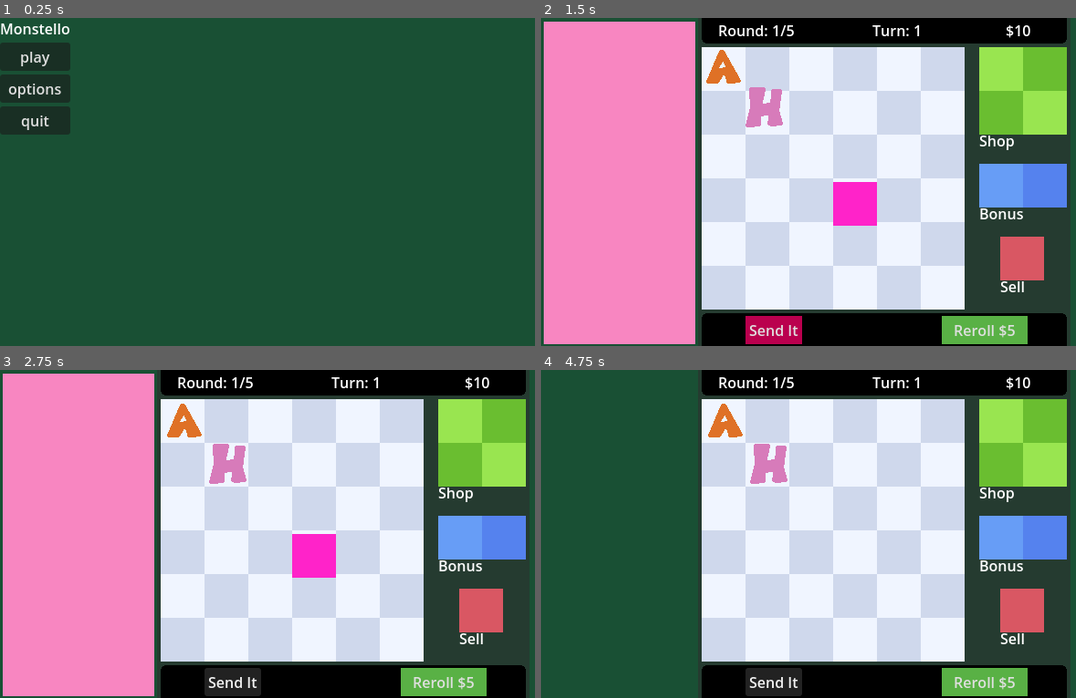
Above: before the commit, frames 1-4 (two rows, left to right).
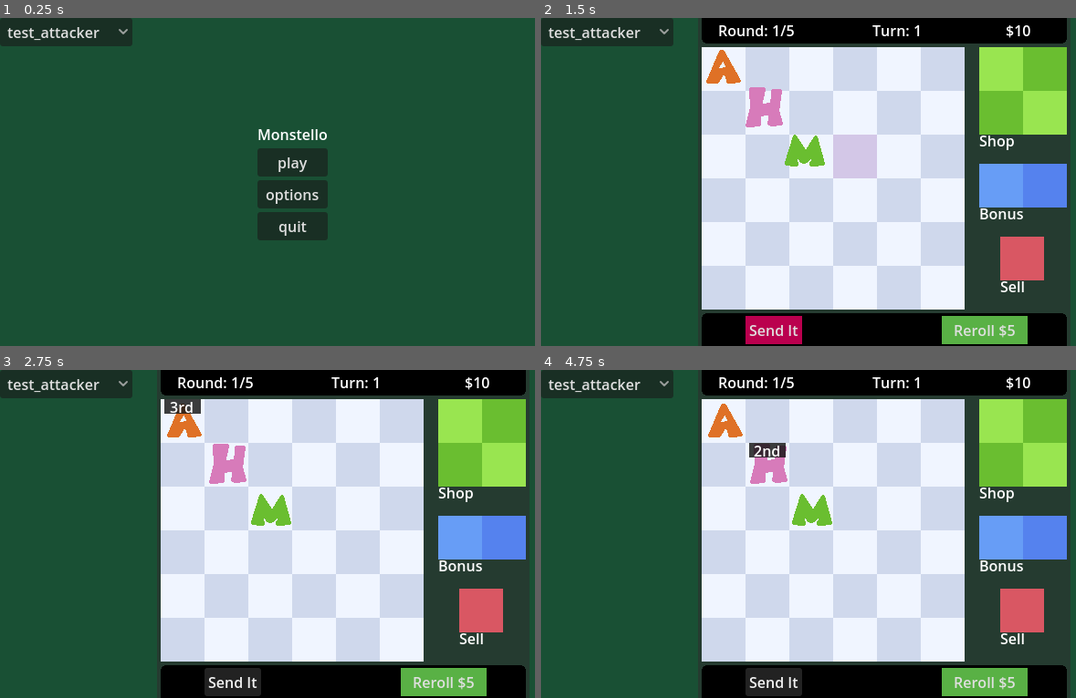
Above: after the commit, the same moments.

Repository: sinoftheta/chess2
Game: Godot game, scene res://main/main.tscn
Two runs of this game, one before a commit and one after it. Both use one fixed random seed, a clock stepped at 60 frames per second and the inputs below.
Inputs (mouse positions are in pixels of both pictures, inside the frame that each line leads up to):
- Up to frame 1 (0.25 s): no input
- Up to frame 2 (1.5 s): click (605, 31) at 0.5 s, where only the run after the commit has a clickable "test_attacker"; click "play" at 1.25 s
- Up to frame 3 (2.75 s): click "Send It" at 2 s
- Up to frame 4 (4.75 s): click "Reroll $5" at 2.75 s; click (722, 422) at 3.52 s; click "Send It" at 4.25 s

The runs differ from the first frame. In frame 1, 8.8% of the frame differs, in the area x 0-62%, y 0-68%; in frame 2, 30%; in frame 3, 30%, in the area x 0-63%, y 0-100%; in frame 4, 2.9%.

Commit message:
good shit

Diff:
--- a/aoe_preview/aoe_preview.gd
+++ b/aoe_preview/aoe_preview.gd
@@ -5,6 +5,7 @@
 	SignalBus.tooltip_try_open.connect(_on_tooltip_try_open)
 	SignalBus.tooltip_closed.connect(_on_tooltip_closed)
 	SignalBus.logical_mouse_location_updated.connect(_on_logical_mouse_position_updated)
+	visible = false
 
 func _on_tooltip_try_open(focused_unit:Unit) -> void:
 	unit = focused_unit
--- a/core/constants.gd
+++ b/core/constants.gd
@@ -23,6 +23,7 @@
 	## I'm not implementing these yet
 }
 
+## The UnitTypes are like the card evaluations in balatro, they are guarenteed to happen a finite amount of times
 enum UnitType {
 	attacker,
 	healer,
@@ -40,7 +41,7 @@
 	UnitID.test_attacker: UnitData.new(
 		"test attacker",  ## title
 		UnitType.attacker, ## type
-		AOE_KERNEL_1x1_MOORE,## aoe
+		AOE_KERNEL_1x1_VON,## aoe
 		false, ## is_aoe_absolute
 		[], ## base_abilities.
 		10, ## base_health
@@ -82,7 +83,7 @@
 		10, ## base_health
 		ShopRarity.common, ## shop_rarity
 		1,  ## base_shop_price
-		load("res://texture/test_mult.png"), ## texture
+		load("res://texture/test_boss.png"), ## texture
 		#null ## tooltip_texture
 	),
 }
--- a/core/game_logic.gd
+++ b/core/game_logic.gd
@@ -6,6 +6,8 @@
 func _ready() -> void:
 	SignalBus.move_unit_to_cursor.connect(_on_move_unit_to_cursor)
 	SignalBus.start_game.connect(_on_start_game)
+	SignalBus.play_button_pressed.connect(_on_play_button_pressed)
+	SignalBus.reroll_button_pressed.connect(_on_reroll_button_pressed)
 
 func _on_start_game() -> void:
 	executing = false
@@ -23,6 +25,11 @@
 	play_board.add_child(unit2)
 	unit2.id = Constants.UnitID.test_healer
 	unit2.logical_position = Vector2i(1,1)
+
+	var unit3:Unit = unit_tscn.instantiate()
+	play_board.add_child(unit3)
+	unit3.id = Constants.UnitID.test_multiplier
+	unit3.logical_position = Vector2i(2,2)
 
 	round = 1
 	turn = 1
@@ -64,6 +71,8 @@
 				coord_under_cursor,
 				board_has_coord(prev_board_under_cursor,coord_under_cursor)
 			)
+	debug_spawn()
+	debug_delete()
 
 #endregion
 
@@ -120,14 +129,83 @@
 		from_board.remove_child(unit)
 		to_board.add_child(unit)
 	unit.logical_position = to_coord
-	unit.global_position = gp
-
-func execute_shop_reroll() -> void:
+	unit.global_position  = gp
+
+
+func _on_play_button_pressed() -> void:
+	if executing:return
+	executing = true
+
+	for unit:Unit in play_board.get_children():
+		unit.stat = 1.0
+
+	var units_evaluated:int = 0
+	## evaluate each tile on the board
+	for eval_coord:Vector2i in Util.board_evaluation_order(6):
+		var unit:Unit = unit_at(eval_coord, Constants.BoardID.play)
+		if not unit: continue
+
+		var data:UnitData = Constants.unit_data[unit.id]
+
+		assert(unit.logical_position == eval_coord)
+
+		unit.animate_test(units_evaluated)
+
+		## evaluate each coord in the units AoE
+		## so these are supposed to happen in parallel
+		for aoe_coord:Vector2i in data.aoe:
+			var affected_coord:Vector2i = aoe_coord
+			if not data.aoe_is_absolute:
+				affected_coord += unit.logical_position
+
+			var affected_unit:Unit = unit_at(affected_coord, Constants.BoardID.play)
+			match data.type:
+				Constants.UnitType.attacker:
+					pass
+				Constants.UnitType.healer:
+					pass
+				Constants.UnitType.multiplier:
+					pass
+				Constants.UnitType.boss:
+					pass
+		units_evaluated += 1
+
+	executing = false
+func _on_reroll_button_pressed() -> void:
+	if executing:return
+
+	if money < reroll_price:
+		#SignalBus.cant_afford_reroll.emit()
+		return
 	executing = true
 	executing = false
 
-func execute_turn() -> void:
-	executing = true
-	executing = false
-
-#endregion
+
+#endregion
+
+#region debug
+var debug_unit_id:Constants.UnitID
+func debug_spawn() -> void:
+	if not Input.is_action_just_pressed("debug_spawn_unit"):
+		return
+	if not board_has_coord(board_under_cursor,coord_under_cursor):
+		return
+	if unit_at(coord_under_cursor, board_under_cursor):
+		return
+	var unit:Unit = unit_tscn.instantiate()
+	boards[board_under_cursor].add_child(unit)
+	unit.id = debug_unit_id
+	unit.logical_position = coord_under_cursor
+func debug_delete() -> void:
+	if not Input.is_action_just_pressed("debug_delete_unit"):
+		return
+	if not board_has_coord(board_under_cursor,coord_under_cursor):
+		return
+	if not unit_at(coord_under_cursor, board_under_cursor):
+		return
+
+	var unit:Unit = unit_at(coord_under_cursor, board_under_cursor)
+	boards[board_under_cursor].remove_child(unit)
+	unit.queue_free()
+
+#endregion
--- a/core/util.gd
+++ b/core/util.gd
@@ -8,3 +8,57 @@
 		int(_name.get_slice("_", 0)),
 		int(_name.get_slice("_", 1)),
 	)
+
+static func board_evaluation_order(diameter:int) -> Array[Vector2i]: ## TODO: THIS SHOULD GO IN A/THE UTILITY SCRIPT
+	var ordering:Array[Vector2i] = []
+
+	var cur:Vector2i = Vector2i.ZERO
+	var o:Vector2i = Vector2i.ONE * (diameter >> 1)
+	## https://math.stackexchange.com/questions/163080/on-a-two-dimensional-grid-is-there-a-formula-i-can-use-to-spiral-coordinates-in
+	## generate the sequence:
+	## rd|lluu|rrrddd|lllluuuu|rrrrrddddd|...
+	ordering.push_back(cur + o)
+	for i:int in range(1,diameter + 1):
+
+		## cut off last half pass
+		var first_pass_range:Array
+		if i == diameter:
+			first_pass_range = range(i - 1)
+		else:
+			first_pass_range = range(i)
+
+
+		for j:int in first_pass_range:
+			if i % 2 == 0:
+				## travel right
+				cur += Constants.RIGHT
+			else:
+				## travel left
+				cur += Constants.LEFT
+			ordering.push_back(cur + o)
+
+
+		if i == diameter:
+			break
+
+		for j:int in range(i):
+			if i % 2 == 0:
+				## travel down
+				cur += Constants.DOWN
+			else:
+				## travel up
+				cur += Constants.UP
+			ordering.push_back(cur + o)
+	return ordering
+
+
+static func int_ordinal_suffix(i:int) -> String:
+	var j:int = i % 10
+	var k:int = i % 100
+	if j == 1 and k != 11:
+		return str(i) + "st"
+	if j == 2 and k != 12:
+		return str(i) + "nd"
+	if j == 3 and k != 13:
+		return str(i) + "rd"
+	return str(i) + "th"
--- /dev/null
+++ b/debug_ui/debug_ui.gd
@@ -0,0 +1,15 @@
+extends HBoxContainer
+
+
+#Debug.spawn_obj_id
+#Debug.spawn_additional_abilities
+
+func _ready() -> void:
+	for id:Constants.UnitID in Constants.UnitID.values():
+		(%UnitID as OptionButton).add_item(Constants.UnitID.keys()[id], id)
+		# could use add_icon_item here actually
+
+
+
+func _on_unit_id_item_selected(index: int) -> void:
+	GameLogic.debug_unit_id = index
--- /dev/null
+++ b/debug_ui/debug_ui.tscn
@@ -0,0 +1,12 @@
+[gd_scene load_steps=2 format=3 uid="uid://cerisxl6w3d2x"]
+
+[ext_resource type="Script" uid="uid://buxa8qxhpem66" path="res://debug_ui/debug_ui.gd" id="1_uym8b"]
+
+[node name="DebugUi" type="HBoxContainer"]
+script = ExtResource("1_uym8b")
+
+[node name="UnitID" type="OptionButton" parent="."]
+unique_name_in_owner = true
+layout_mode = 2
+
+[connection signal="item_selected" from="UnitID" to="." method="_on_unit_id_item_selected"]
--- a/main/main.tscn
+++ b/main/main.tscn
@@ -1,9 +1,10 @@
-[gd_scene load_steps=5 format=3 uid="uid://bemqunpfd5kep"]
+[gd_scene load_steps=6 format=3 uid="uid://bemqunpfd5kep"]
 
 [ext_resource type="Script" uid="uid://bi4qkdu7t5ds0" path="res://main/main.gd" id="1_53q0u"]
 [ext_resource type="PackedScene" uid="uid://xrdgyjq45cts" path="res://world/world.tscn" id="2_c651c"]
 [ext_resource type="PackedScene" uid="uid://d2nutkcy8wtoq" path="res://menus/options/options_menu.tscn" id="2_xwkvk"]
 [ext_resource type="PackedScene" uid="uid://cu56mp574gs5d" path="res://menus/main/main_menu.tscn" id="3_c651c"]
+[ext_resource type="PackedScene" uid="uid://cerisxl6w3d2x" path="res://debug_ui/debug_ui.tscn" id="5_3wy1v"]
 
 [node name="Main" type="Node2D"]
 script = ExtResource("1_53q0u")
@@ -31,3 +32,7 @@
 
 [node name="MainMenu" parent="UILayer" instance=ExtResource("3_c651c")]
 metadata/_edit_lock_ = true
+
+[node name="DebugUi" parent="UILayer" instance=ExtResource("5_3wy1v")]
+offset_right = 32.0
+offset_bottom = 20.0
--- a/menus/main/main_menu.tscn
+++ b/menus/main/main_menu.tscn
@@ -4,13 +4,26 @@
 
 [node name="MainMenu" type="Control"]
 layout_mode = 3
-anchors_preset = 0
+anchors_preset = 15
+anchor_right = 1.0
+anchor_bottom = 1.0
+grow_horizontal = 2
+grow_vertical = 2
 script = ExtResource("1_5je1j")
 
 [node name="VBoxContainer" type="VBoxContainer" parent="."]
-layout_mode = 0
-offset_right = 40.0
-offset_bottom = 40.0
+layout_mode = 1
+anchors_preset = 8
+anchor_left = 0.5
+anchor_top = 0.5
+anchor_right = 0.5
+anchor_bottom = 0.5
+offset_left = -38.5
+offset_top = -64.0
+offset_right = 38.5
+offset_bottom = 64.0
+grow_horizontal = 2
+grow_vertical = 2
 
 [node name="Label" type="Label" parent="VBoxContainer"]
 layout_mode = 2
--- a/menus/options/options_menu.tscn
+++ b/menus/options/options_menu.tscn
@@ -4,13 +4,26 @@
 
 [node name="OptionsMenu" type="Control"]
 layout_mode = 3
-anchors_preset = 0
+anchors_preset = 15
+anchor_right = 1.0
+anchor_bottom = 1.0
+grow_horizontal = 2
+grow_vertical = 2
 script = ExtResource("1_hk64l")
 
 [node name="VBoxContainer" type="VBoxContainer" parent="."]
-layout_mode = 0
-offset_right = 40.0
-offset_bottom = 40.0
+layout_mode = 1
+anchors_preset = 8
+anchor_left = 0.5
+anchor_top = 0.5
+anchor_right = 0.5
+anchor_bottom = 0.5
+offset_left = -62.5
+offset_top = -46.5
+offset_right = 62.5
+offset_bottom = 46.5
+grow_horizontal = 2
+grow_vertical = 2
 
 [node name="Label" type="Label" parent="VBoxContainer"]
 layout_mode = 2
--- a/project.godot
+++ b/project.godot
@@ -33,6 +33,19 @@
 window/stretch/mode="canvas_items"
 window/stretch/aspect="keep_height"
 
+[input]
+
+debug_spawn_unit={
+"deadzone": 0.2,
+"events": [Object(InputEventKey,"resource_local_to_scene":false,"resource_name":"","device":0,"window_id":0,"alt_pressed":false,"shift_pressed":false,"ctrl_pressed":false,"meta_pressed":false,"pressed":false,"keycode":0,"physical_keycode":70,"key_label":0,"unicode":0,"location":0,"echo":false,"script":null)
+]
+}
+debug_delete_unit={
+"deadzone": 0.2,
+"events": [Object(InputEventKey,"resource_local_to_scene":false,"resource_name":"","device":0,"window_id":0,"alt_pressed":false,"shift_pressed":false,"ctrl_pressed":false,"meta_pressed":false,"pressed":false,"keycode":0,"physical_keycode":68,"key_label":0,"unicode":0,"location":0,"echo":false,"script":null)
+]
+}
+
 [rendering]
 
 textures/canvas_textures/default_texture_filter=0
--- a/tooltip/tooltip.gd
+++ b/tooltip/tooltip.gd
@@ -5,6 +5,7 @@
 func _ready() -> void:
 	SignalBus.tooltip_try_open.connect(_on_tooltip_try_open)
 	SignalBus.tooltip_try_close.connect(_on_tooltip_try_close)
+	visible = false
 
 func _on_tooltip_try_open(opened_unit:Unit) -> void:
 	if unit:
--- a/unit/unit.gd
+++ b/unit/unit.gd
@@ -12,8 +12,8 @@
 		logical_position = value
 		name = Util.coord_to_name(logical_position)
 		#z_index = value.y
-var stat:int
-var hp:int
+var stat:float = 1.0
+var hp:float = 10.0
 #endregion
 
 #region Cursor interactions
@@ -65,5 +65,41 @@
 func tooltip_focus_lost() -> void:
 	pass
 #endregion
+
 #region Animations
+var tween:Tween
+func animate_test(units_evaluated:int) -> void:
+	%OrdinalValue.text = Util.int_ordinal_suffix(units_evaluated + 1)
+	const t:float = 0.25
+	if tween: tween.kill()
+	tween = create_tween().set_parallel(true)
+	tween.tween_property(%Sprite, "scale", Vector2.ONE, t)\
+	.from(Vector2(0.5,2.0))\
+	.set_ease(Tween.EASE_OUT)\
+	.set_trans(Tween.TRANS_ELASTIC)\
+	.set_delay(units_evaluated * t)
+
+	tween.tween_property(%OrdinalCard, "modulate:a", 1.0, 0.0)\
+	.from(0.0).set_delay(units_evaluated * t)
+	tween.tween_property(%OrdinalCard, "modulate:a", 0.0, 0.0)\
+	.from(1.0).set_delay((units_evaluated + 1) * t)
+
+func animate_attacking(units_evaluated:int) -> void:
+	pass
+func animate_attacked(units_evaluated:int) -> void:
+	pass
+
+func animate_multiplying(units_evaluated:int) -> void:
+	pass
+func animate_multiplied(units_evaluated:int) -> void:
+	pass
+
+func animate_healing(units_evaluated:int) -> void:
+	pass
+func animate_healed(units_evaluated:int) -> void:
+	pass
+
+#func animate_effect(units_evaluated:int) -> void:
+	#pass
+
 #endregion
--- a/unit/unit.tscn
+++ b/unit/unit.tscn
@@ -1,7 +1,7 @@
 [gd_scene load_steps=4 format=3 uid="uid://je4xne0s26pp"]
 
 [ext_resource type="Script" uid="uid://1goxqi70cjt0" path="res://unit/unit.gd" id="1_hy15m"]
-[ext_resource type="Texture2D" uid="uid://5lfqixrwou3b" path="res://texture/test.png" id="2_3k25b"]
+[ext_resource type="Texture2D" uid="uid://blc853bi1wn0a" path="res://texture/test_attack.png" id="2_3k25b"]
 
 [sub_resource type="StyleBoxEmpty" id="StyleBoxEmpty_hy15m"]
 
@@ -27,6 +27,34 @@
 unique_name_in_owner = true
 texture = ExtResource("2_3k25b")
 
+[node name="OrdinalCard" type="ColorRect" parent="DragMotionTX/CursorTX"]
+unique_name_in_owner = true
+modulate = Color(1, 1, 1, 0)
+offset_left = -20.0
+offset_top = -24.0
+offset_right = 20.0
+offset_bottom = -8.0
+color = Color(0.0823529, 0.0823529, 0.0823529, 0.827451)
+
+[node name="OrdinalValue" type="Label" parent="DragMotionTX/CursorTX/OrdinalCard"]
+unique_name_in_owner = true
+layout_mode = 1
+anchors_preset = 8
+anchor_left = 0.5
+anchor_top = 0.5
+anchor_right = 0.5
+anchor_bottom = 0.5
+offset_left = -20.0
+offset_top = -11.5
+offset_right = 20.0
+offset_bottom = 11.5
+grow_horizontal = 2
+grow_vertical = 2
+text = "1st"
+horizontal_alignment = 1
+
+[node name="Camera2D" type="Camera2D" parent="."]
+
 [connection signal="button_down" from="Interaction" to="." method="_on_interaction_button_down"]
 [connection signal="button_up" from="Interaction" to="." method="_on_interaction_button_up"]
 [connection signal="mouse_entered" from="Interaction" to="." method="_on_interaction_mouse_entered"]
Not shown, added: debug_ui/debug_ui.gd.uid
Not shown, added: notes.txt
